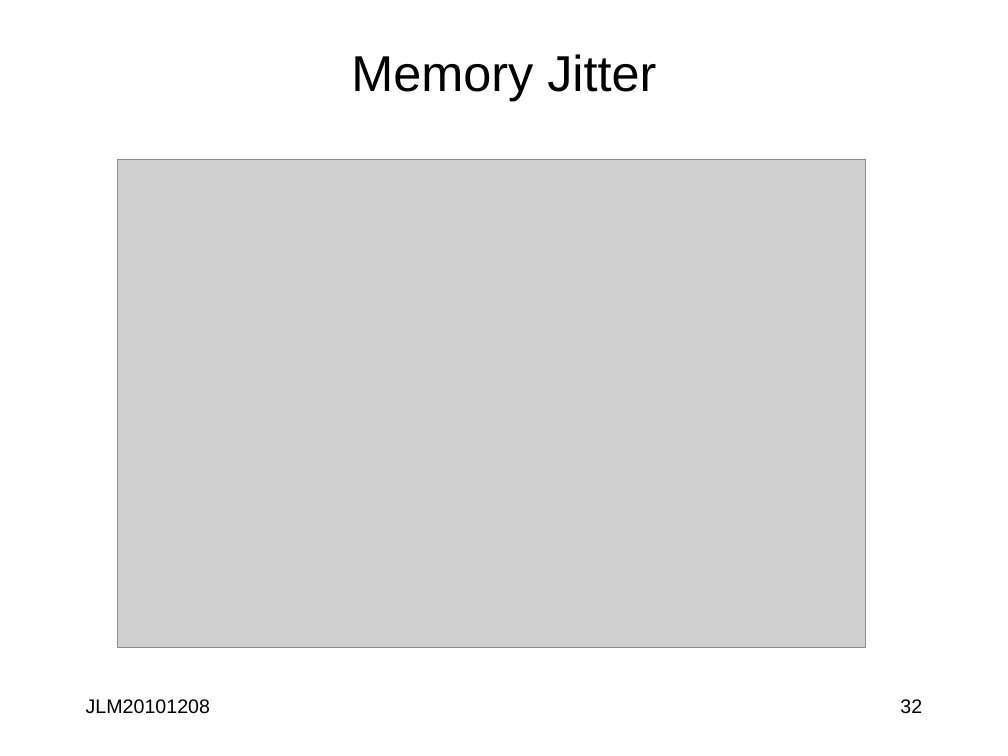
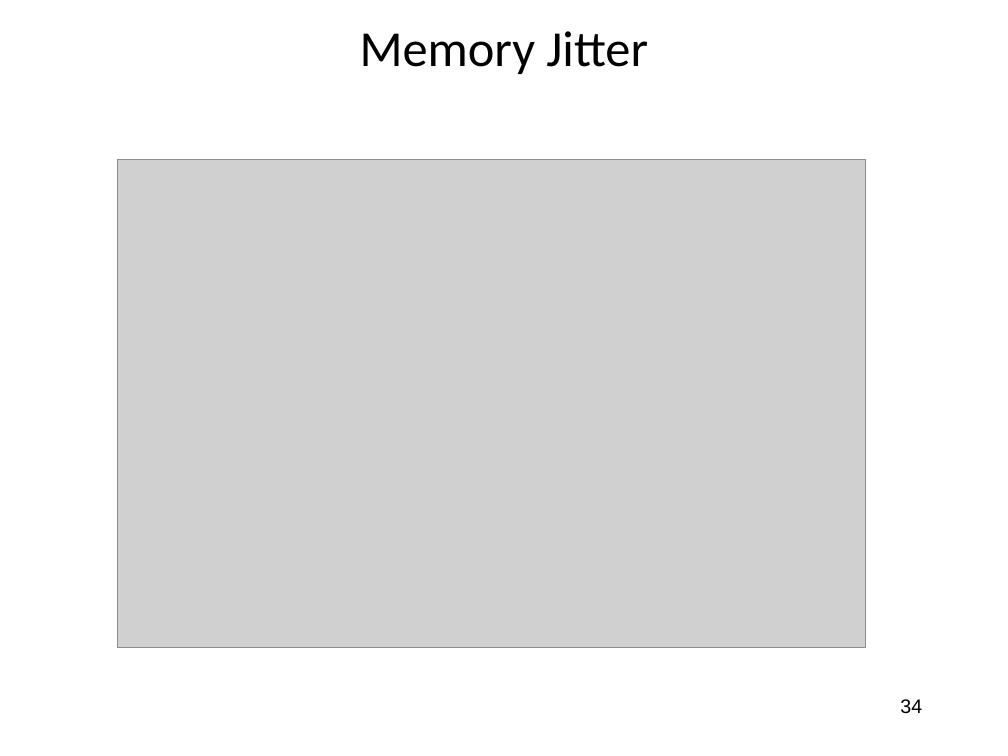
Before and after one commit to jlmucb/class_notes, a slide deck: slide 34 of BerkeleyClass/CS290Spring2013/Lectures/entropy_talk.pptx (slide 32 before the commit). Drawn at 1008x756 pixels with LibreOffice and Linux fonts; fonts in the diff are those of the drawing; grey boxes stand for pictures. Boxes give left, top, right and bottom in pixels: in the first picture for what was removed or moved away, otherwise in the second. Text is boxed around its words. In the diff, an @@ line names an element or a change of style, - is before the commit and + after.

```diff
--- a/BerkeleyClass/CS290Spring2013/Lectures/entropy_talk.pptx
+++ b/BerkeleyClass/CS290Spring2013/Lectures/entropy_talk.pptx
@@ title "Memory Jitter": place and size @@
-title "Memory Jitter" at bbox=[351, 54, 656, 101]
+title "Memory Jitter" at bbox=[360, 31, 648, 74]
@@ title "Memory Jitter" at bbox=[360, 31, 648, 74]: font Arial to Calibri @@
@@ text removed at bbox=[86, 699, 210, 714] @@
-JLM20101208
@@ page number at bbox=[900, 699, 922, 714]: text changed @@
-32
+34
```
Also in this commit, not shown: 54 other slides changed, 1 slide added, 1 other file.
